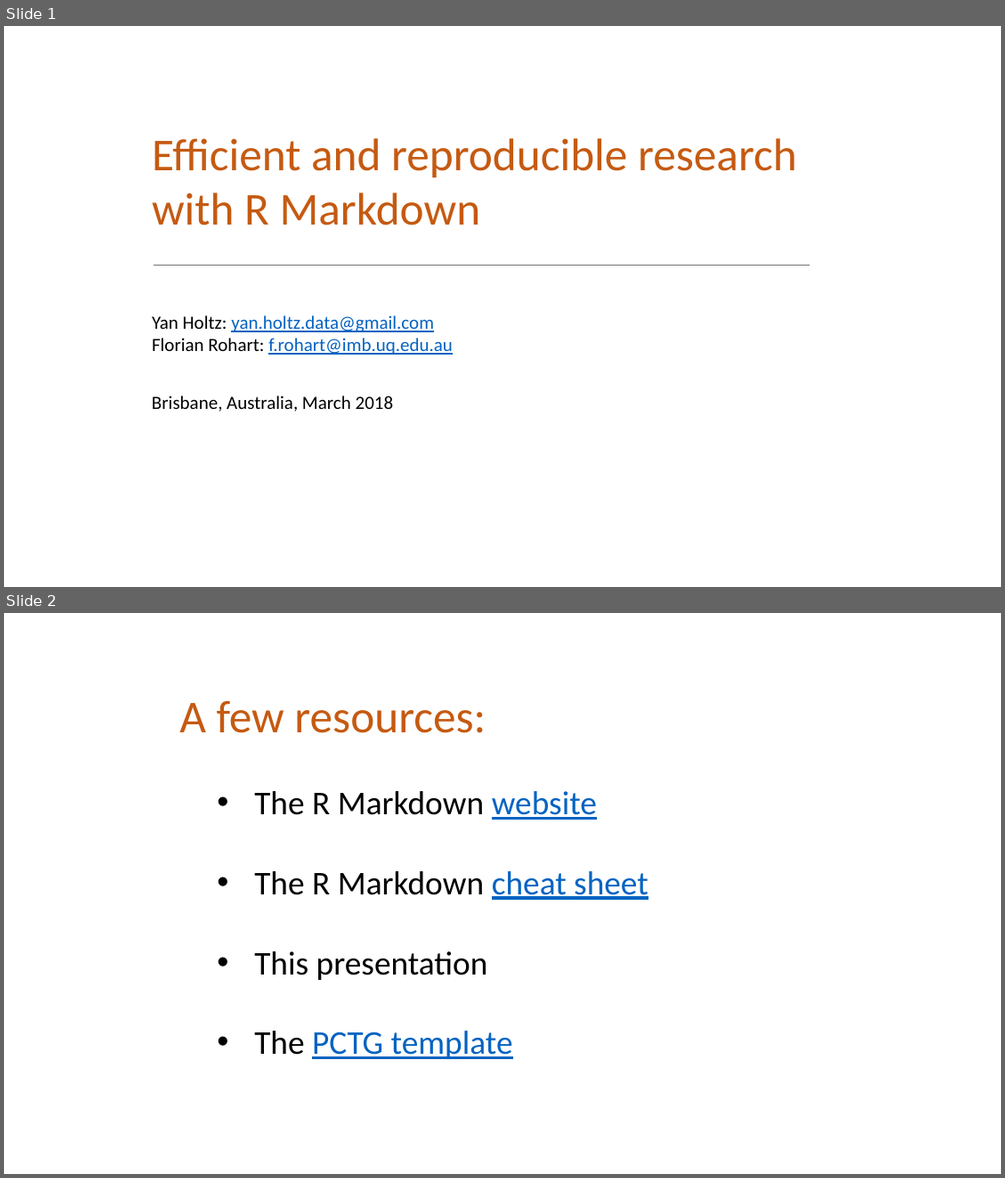
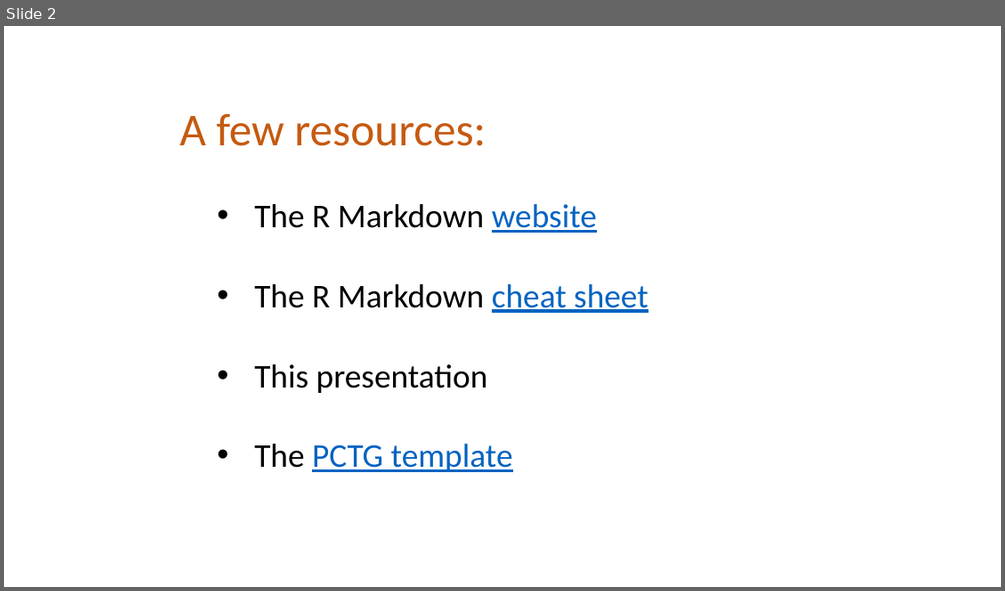
Before and after one commit to holtzy/Talk, a slide deck: 2018/Introduction_to_Rmarkdown.pptx. Shown one above the other, each under a label of ours: slides 1 and 2 before the commit, slide 2 after it. The pictures are 1005x1178 and 1005x591 pixels, drawn with LibreOffice and Linux fonts; fonts in the diff are those of the drawing. Boxes give left, top, right and bottom in pixels: in the first picture for what was removed or moved away, otherwise in the second. Text is boxed around its words. In the diff, an @@ line names an element or a change of style, - is before the commit and + after.

Commit message:
Prepare next R Markdown tutorial

```diff
--- a/2018/Introduction_to_Rmarkdown.pptx
+++ b/2018/Introduction_to_Rmarkdown.pptx
@@ slide 1 removed at (4, 26, 1001, 587), background #FFFFFF @@
@@ text removed at (152, 138, 797, 225) @@
-Efficient and reproducible research with R Markdown
@@ line removed from (154, 265) to (809, 265) @@
@@ text removed at (152, 315, 453, 354) @@
-Yan Holtz: yan.holtz.data@gmail.com
-Florian Rohart: f.rohart@imb.uq.edu.au
@@ text removed at (152, 395, 394, 411) @@
-Brisbane, Australia, March 2018
```
Also in this commit, not shown: 6 slides changed, 6 slides added, 1 other slide removed, 1 other file.
